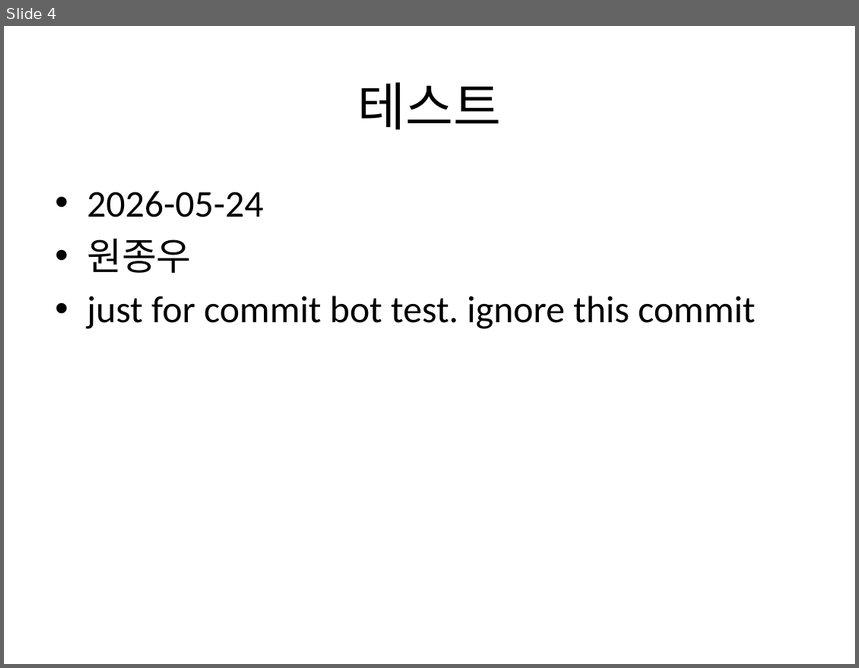
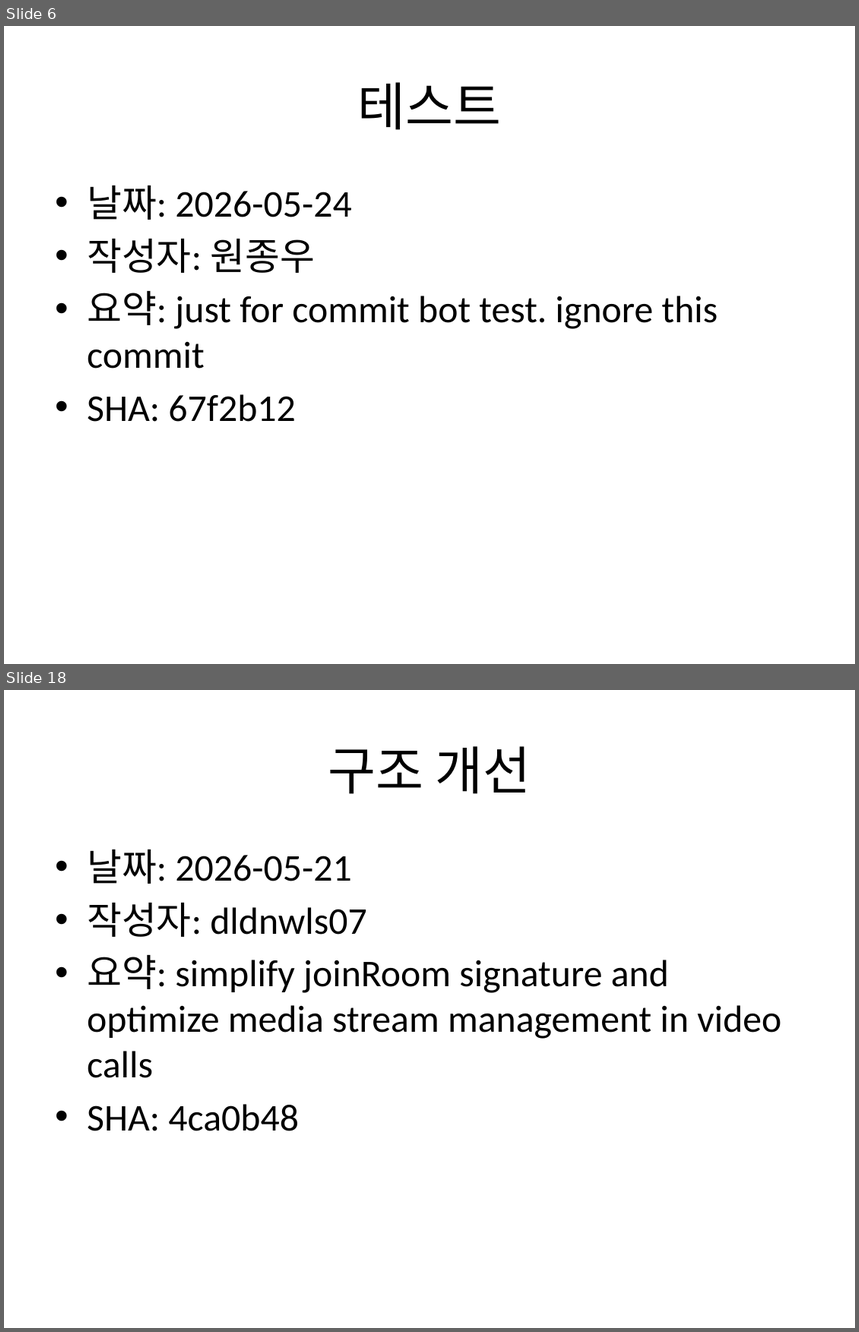
Before and after one commit to Jongwoo0101/worksight-commit-bot, a slide deck: data/commit_report.pptx. Shown one above the other, each under a label of ours: slide 4 before the commit, slides 6 and 18 after it; the slides between them are not shown. The pictures are 859x668 and 859x1332 pixels, drawn with LibreOffice and Linux fonts; fonts in the diff are those of the drawing. Boxes give left, top, right and bottom in pixels: in the first picture for what was removed or moved away, otherwise in the second. Text is boxed around its words. In the diff, an @@ line names an element or a change of style, - is before the commit and + after.

Commit message:
feat: target repo 신규 커밋 1건 반영 - test: just for commit bot test. ignore this commit 22 작성자: 원종우 코드: 5f60a31

```diff
--- a/data/commit_report.pptx
+++ b/data/commit_report.pptx
@@ slide 18 added at (4, 690, 855, 1328), background #FFFFFF @@
@@ title added at (328, 746, 531, 794), 44 pt, text #000000 @@
+구조 개선
@@ text added at (87, 850, 781, 1132), 32 pt, text #000000 @@
+• 날짜: 2026-05-21
+• 작성자: dldnwls07
+• 요약: simplify joinRoom signature and optimize media stream management in video calls
+• SHA: 4ca0b48
@@ what was slide 4 is now slide 6 @@
@@ slide 6 changed as well @@
@@ text at (87, 186, 718, 422): text changed @@
-• 2026-05-24
-• 원종우
-• just for commit bot test. ignore this commit
+• 날짜: 2026-05-24
+• 작성자: 원종우
+• 요약: just for commit bot test. ignore this commit
+• SHA: 67f2b12
```
Also in this commit, not shown: 1 other slide changed, 175 other slides added, 4 other files.
